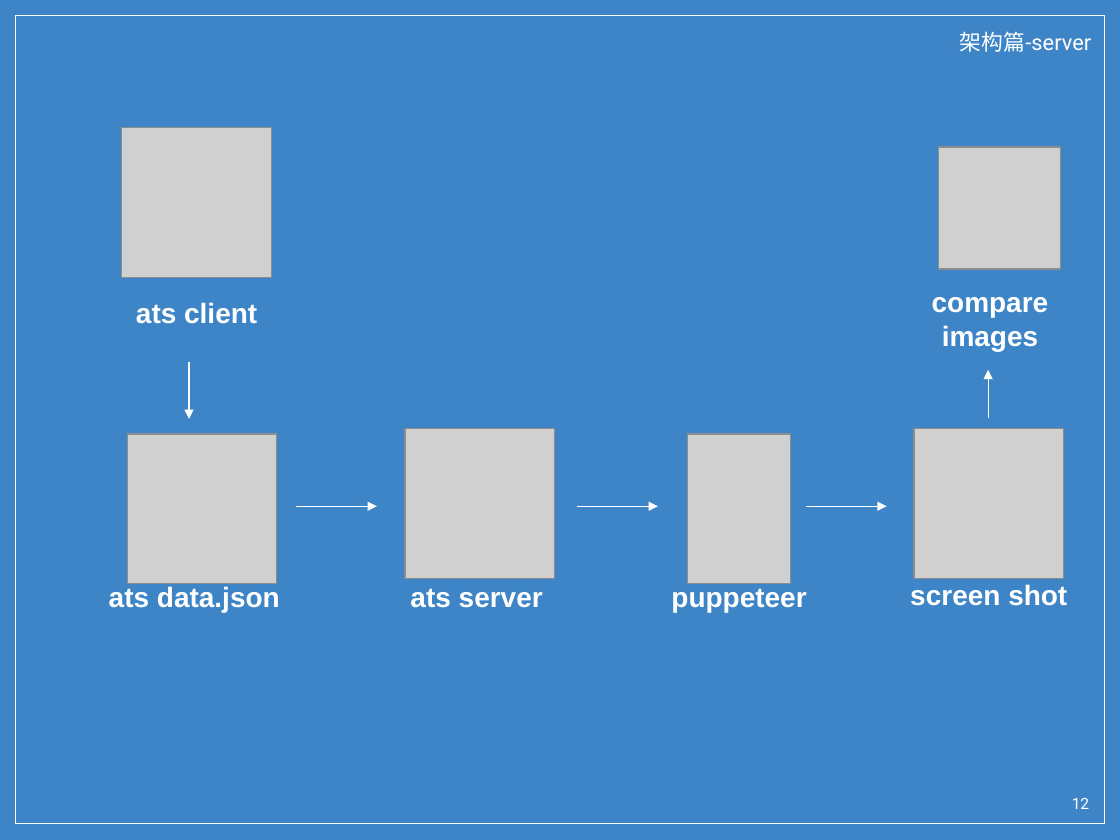
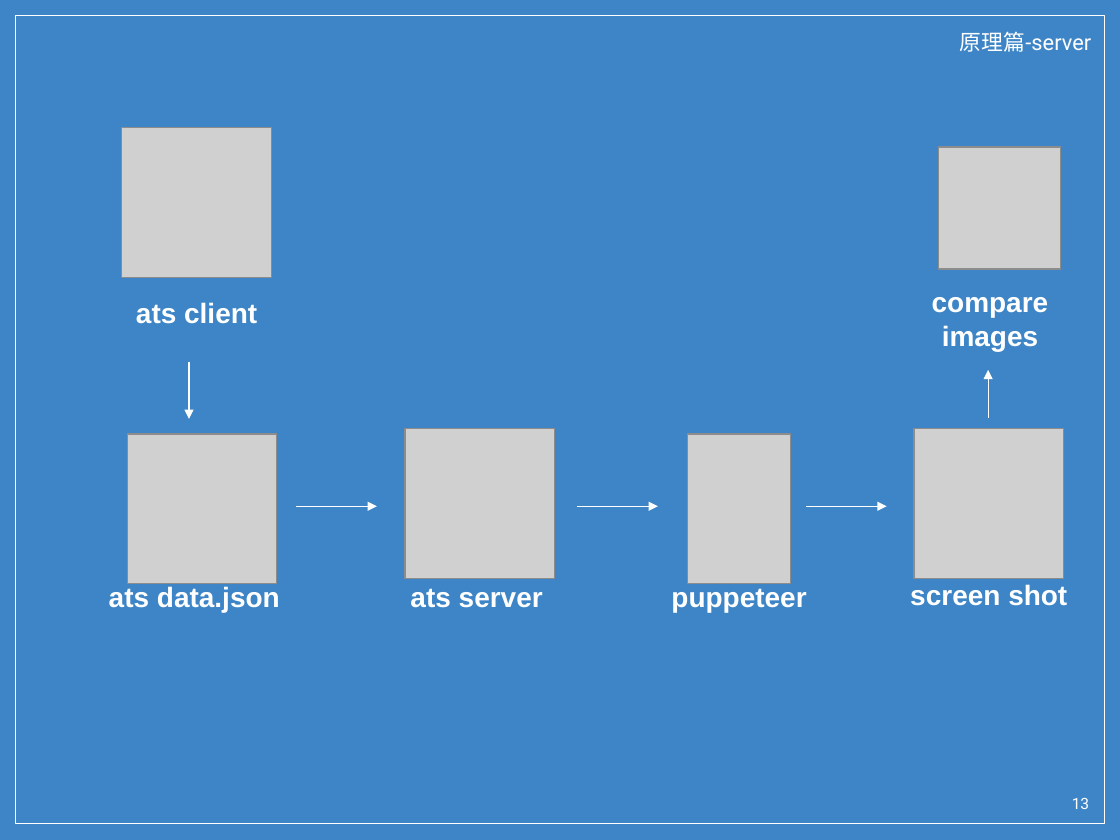
Before and after one commit to wu0792/ats_client, a slide deck: slide 13 of ext/share.pptx (slide 12 before the commit). Drawn at 1120x840 pixels with LibreOffice and Linux fonts; fonts in the diff are those of the drawing; grey boxes stand for pictures; background and template pictures are left out. Boxes give left, top, right and bottom in pixels: in the first picture for what was removed or moved away, otherwise in the second. Text is boxed around its words. In the diff, an @@ line names an element or a change of style, - is before the commit and + after.

```diff
--- a/ext/share.pptx
+++ b/ext/share.pptx
@@ text at (960,31,1091,52): text changed @@
-架构篇-server
+原理篇-server
@@ page number at (1072,798,1089,809): text changed @@
-12
+13
```
Also in this commit, not shown: 9 other slides changed, 30 slides removed.
